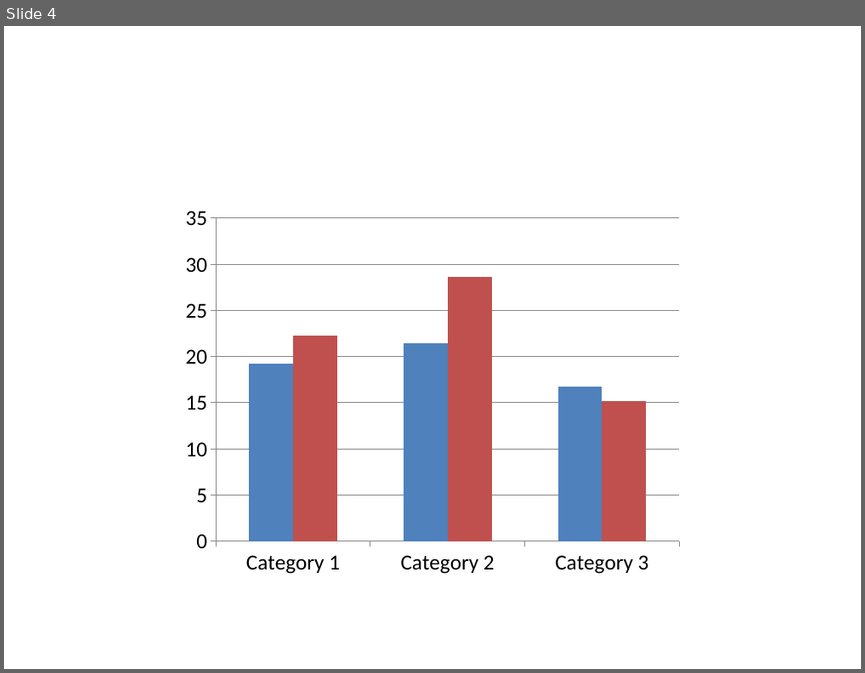
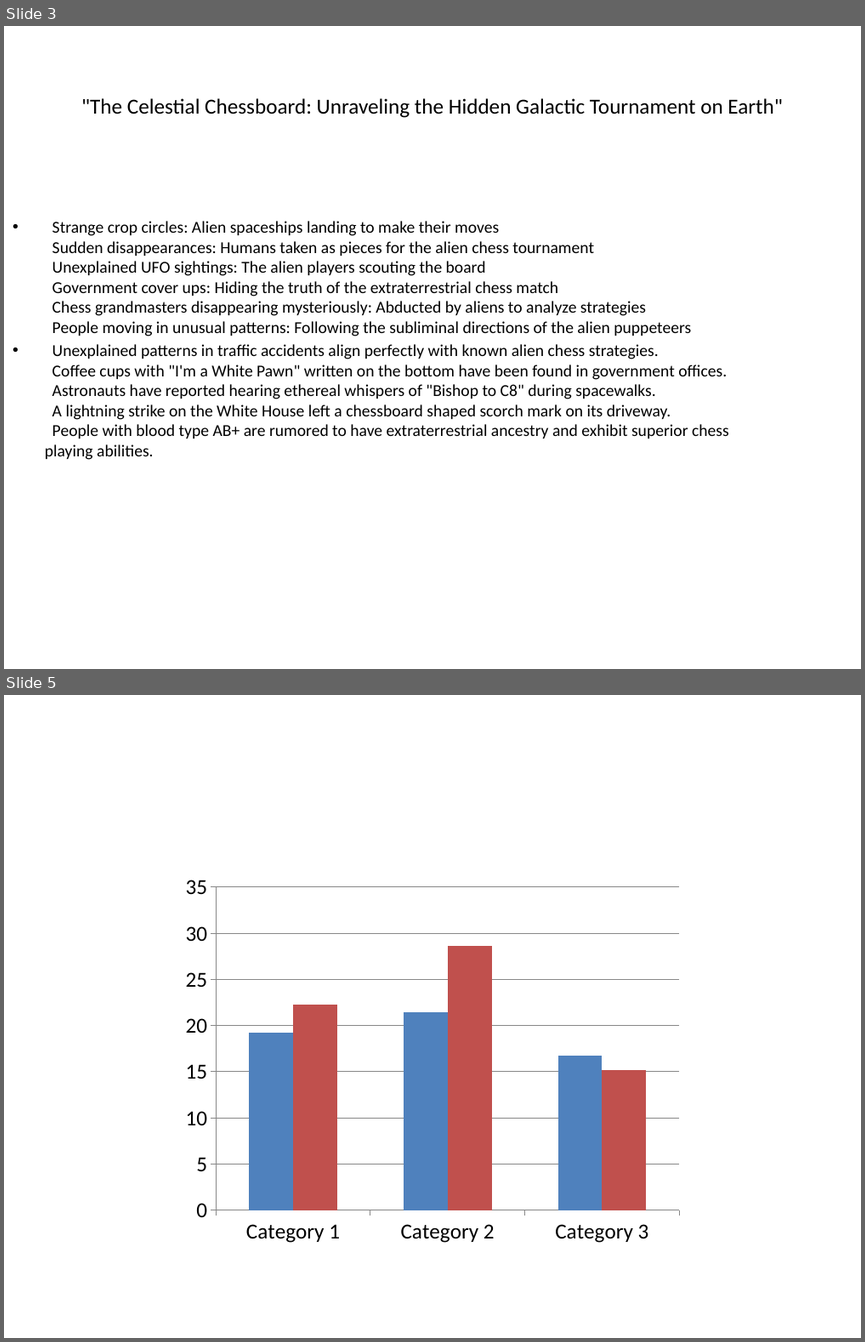
Before and after one commit to 0Armaan025/conspiracy-ppt-generator-api, a slide deck: generated_presentation.pptx. Shown one above the other, each under a label of ours: slide 4 before the commit, slides 3 and 5 after it; the slides between them are not shown. The pictures are 865x673 and 865x1342 pixels, drawn with LibreOffice and Linux fonts; fonts in the diff are those of the drawing. Boxes give left, top, right and bottom in pixels: in the first picture for what was removed or moved away, otherwise in the second. Text is boxed around its words. In the diff, an @@ line names an element or a change of style, - is before the commit and + after.

```diff
--- a/generated_presentation.pptx
+++ b/generated_presentation.pptx
@@ slide 3 added at [4,26,861,669], background #FFFFFF @@
@@ title added at [81,98,782,118], 18 pt, text #000000 @@
+"The Celestial Chessboard: Unraveling the Hidden Galactic Tournament on Earth"
@@ text added at [45,221,729,460], 14 pt, text #000000 @@
+• Strange crop circles: Alien spaceships landing to make their moves
+  Sudden disappearances: Humans taken as pieces for the alien chess tournament
+  Unexplained UFO sightings: The alien players scouting the board
+  Government cover ups: Hiding the truth of the extraterrestrial chess match
+  Chess grandmasters disappearing mysteriously: Abducted by aliens to analyze strategies
+  People moving in unusual patterns: Following the subliminal directions of the alien puppeteers
+• Unexplained patterns in traffic accidents align perfectly with known alien chess strategies.
+  Coffee cups with "I'm a White Pawn" written on the bottom have been found in government offices.
+  Astronauts have reported hearing ethereal whispers of "Bishop to C8" during spacewalks.
+  A lightning strike on the White House left a chessboard shaped scorch mark on its driveway.
+  People with blood type AB+ are rumored to have extraterrestrial ancestry and exhibit superior chess playing abilities.
@@ what was slide 4 is now slide 5 @@
```
Also in this commit, not shown: 1 slide changed, 2 other slides added, 3 slides removed, 2 other files.
